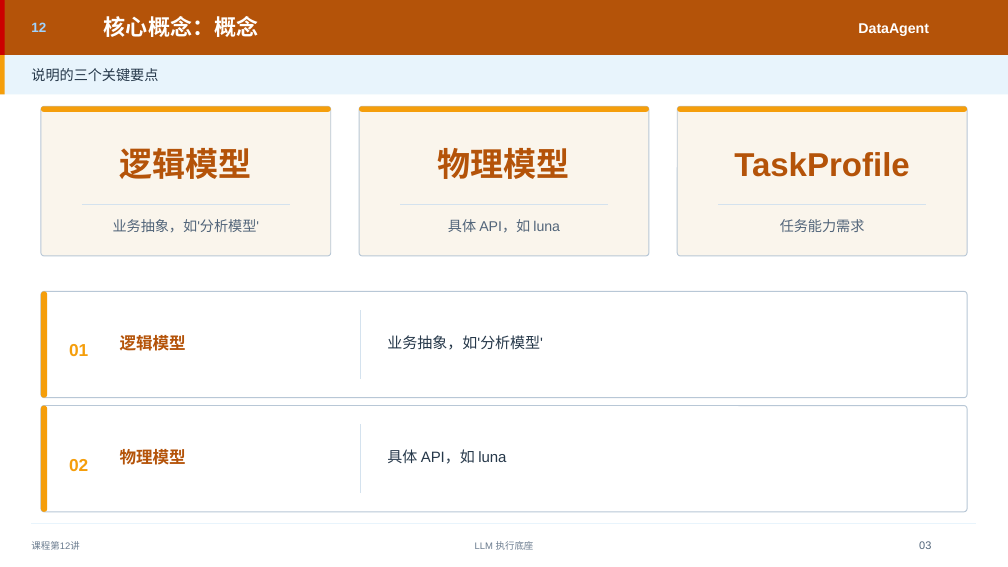
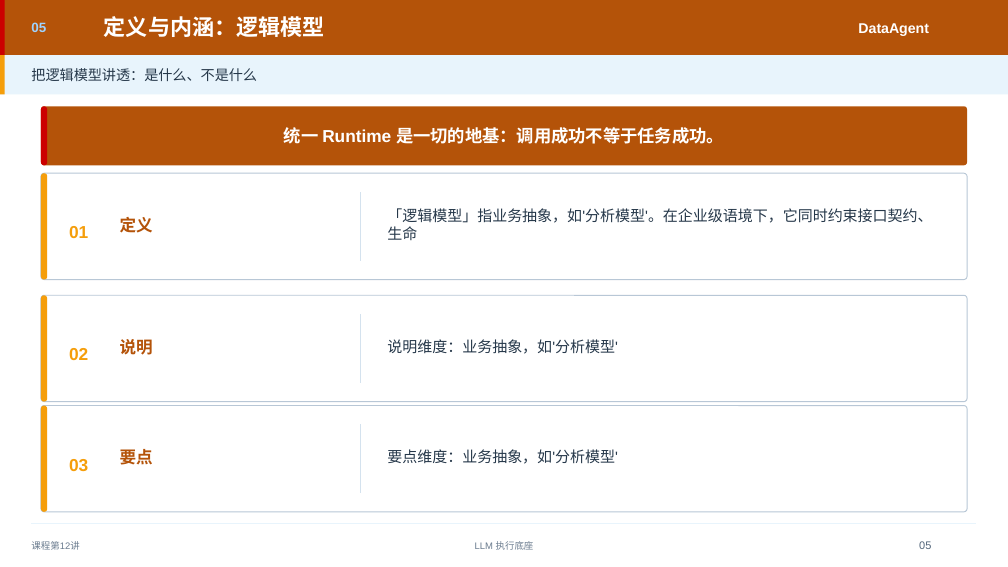
Before and after one commit to tianqiongenze/enterprise-ai-agent-architecture, a slide deck: slide 5 of chapters/pptx/part04/第12讲-多模型路由·用能力契约和策略路由选择正确模型.pptx (slide 3 before the commit). Drawn at 1008x567 pixels with LibreOffice and Linux fonts; fonts in the diff are those of the drawing. Boxes give left, top, right and bottom in pixels: in the first picture for what was removed or moved away, otherwise in the second. Text is boxed around its words. In the diff, an @@ line names an element or a change of style, - is before the commit and + after.

```diff
--- a/chapters/pptx/part04/第12讲-多模型路由·用能力契约和策略路由选择正确模型.pptx
+++ b/chapters/pptx/part04/第12讲-多模型路由·用能力契约和策略路由选择正确模型.pptx
@@ text at (31,22,46,32): text changed @@
-12
+05
@@ text at (104,16,325,37): text changed @@
-核心概念：概念
+定义与内涵：逻辑模型
@@ text at (31,68,257,81): text changed @@
-说明的三个关键要点
+把逻辑模型讲透：是什么、不是什么
@@ rounded rectangle: place and size @@
-rounded rectangle at (359,107,649,112)
+rounded rectangle at (41,107,967,166)
@@ rounded rectangle at (41,107,967,166): fill #F59E0B to #B45309; proportions changed @@
@@ rounded rectangle added at (41,107,47,166), fill #CC0000 @@
@@ text added at (284,127,724,144), 16.5 pt, text #FFFFFF, bold @@
+统一 Runtime 是一切的地基：调用成功不等于任务成功。
@@ 2 rounded rectangles, 1 text, 1 freeform shape: place and size @@
-2 rounded rectangles, 1 text, 1 freeform shape at (41,291,967,398)
+2 rounded rectangles, 1 text, 1 freeform shape at (41,173,967,280)
@@ group removed at (41,107,330,256): 2 rounded rectangles, 1 text, 1 freeform shape @@
-逻辑模型
@@ text added at (387,208,932,240), 14.2 pt, text #26384A @@
+「逻辑模型」指业务抽象，如'分析模型'。在企业级语境下，它同时约束接口契约、生命
@@ text added at (120,217,153,233), 15.8 pt, text #B45309, bold @@
+定义
@@ group removed at (359,107,649,256): 2 texts, 1 rounded rectangle, 1 freeform shape @@
-物理模型
-具体 API，如 luna
@@ group removed at (678,107,967,256): 2 rounded rectangles, 2 texts, 1 freeform shape @@
-TaskProfile
-任务能力需求
@@ rounded rectangle added at (41,296,967,402), fill #FFFFFF, outline #B8C7D6 0.9 pt @@
@@ rounded rectangle added at (41,296,47,402), fill #F59E0B @@
@@ text "02": place and size @@
-text "02" at (69,459,88,471)
+text "02" at (69,348,88,360)
@@ text removed at (120,335,186,351) @@
-逻辑模型
@@ text added at (120,339,153,355), 15.8 pt, text #B45309, bold @@
+说明
@@ text at (387,339,618,354): text changed @@
-业务抽象，如'分析模型'
+说明维度：业务抽象，如'分析模型'
@@ text at (120,449,153,465): text changed @@
-物理模型
+要点
@@ text at (387,449,618,464): text changed; size 13.5 to 14.2 pt; text colour #52657A to #26384A @@
-业务抽象，如'分析模型'
+要点维度：业务抽象，如'分析模型'
@@ text removed at (387,449,506,464) @@
-具体 API，如 luna
```
Also in this commit, not shown: 5 other slides changed, 66 slides added, 1 slide removed, 44 other files.
